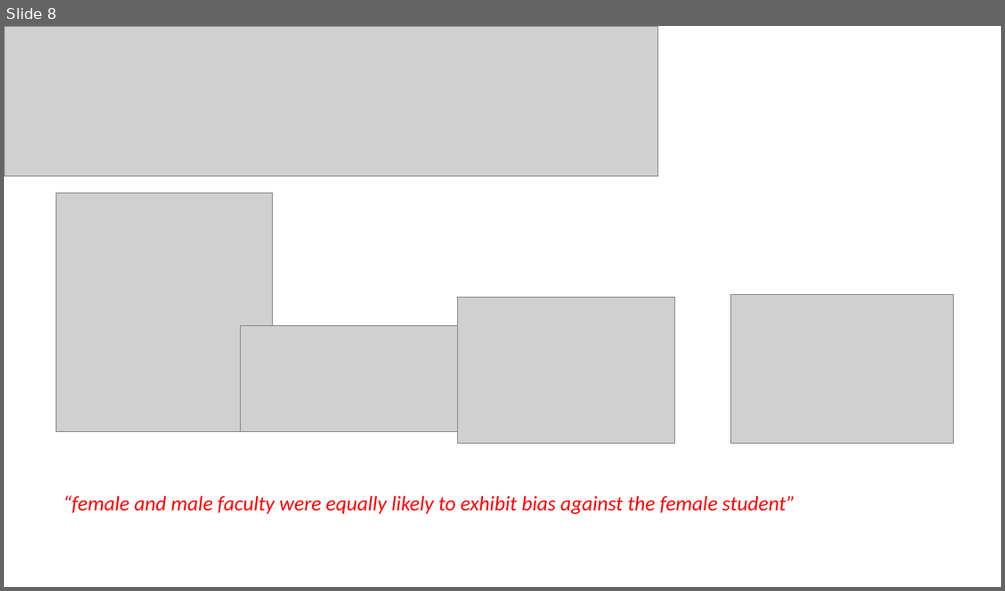
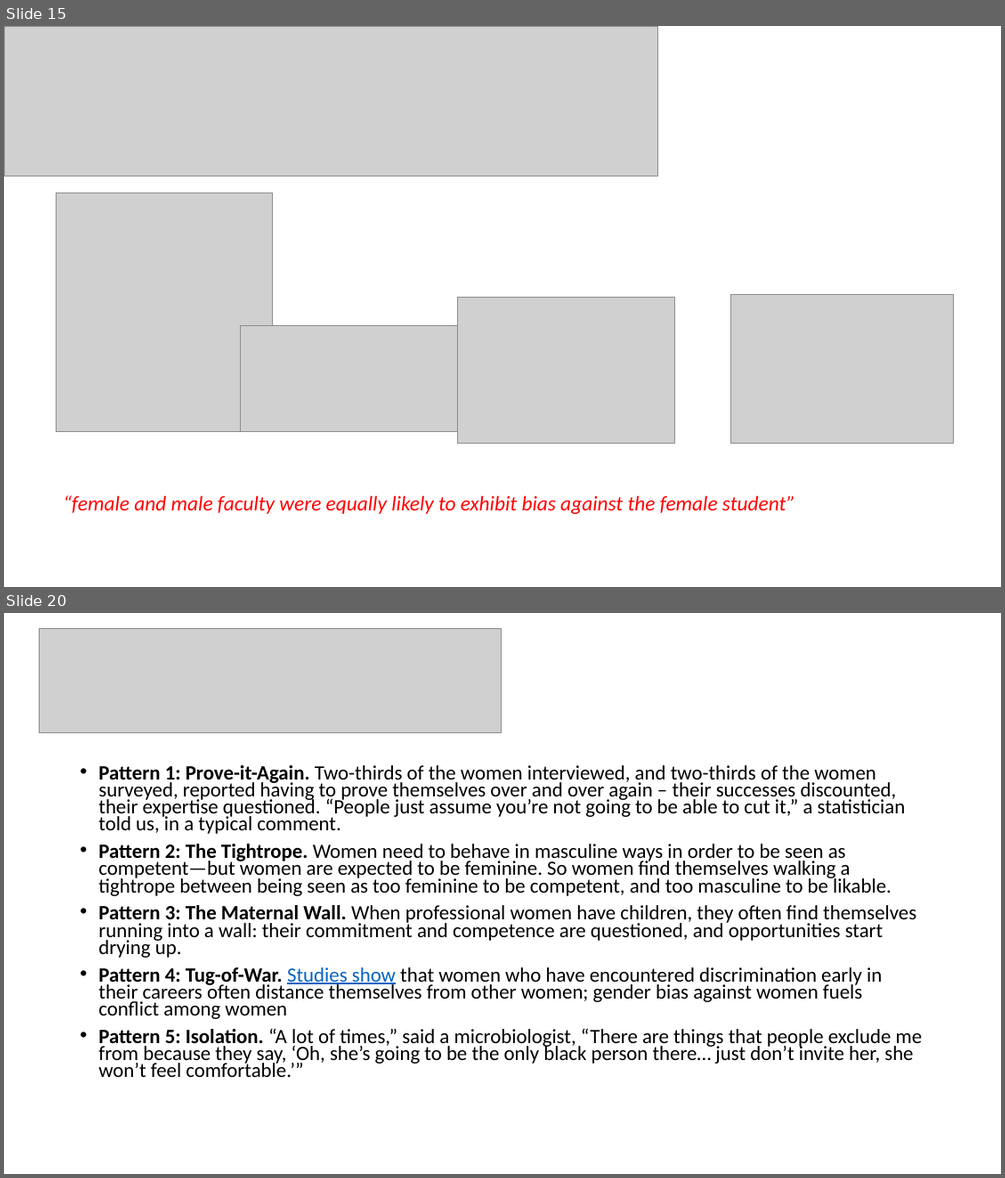
Before and after one commit to JoeyBernhardt/GRC-power-hour, a slide deck: presentations/GRC-power-hour.pptx. Shown one above the other, each under a label of ours: slide 8 before the commit, slides 15 and 20 after it; the slides between them are not shown. The pictures are 1005x591 and 1005x1178 pixels, drawn with LibreOffice and Linux fonts; fonts in the diff are those of the drawing; grey boxes stand for pictures. Boxes give left, top, right and bottom in pixels: in the first picture for what was removed or moved away, otherwise in the second. Text is boxed around its words. In the diff, an @@ line names an element or a change of style, - is before the commit and + after.

```diff
--- a/presentations/GRC-power-hour.pptx
+++ b/presentations/GRC-power-hour.pptx
@@ slide 20 added at [4,613,1001,1174], background #FFFFFF @@
@@ picture added at [39,628,501,732] @@
@@ text added at [98,765,922,1077], 19.6 pt, text #000000 @@
+• Pattern 1: Prove-it-Again. Two-thirds of the women interviewed, and two-thirds of the women surveyed, reported having to prove themselves over and over again – their successes discounted, their expertise questioned. “People just assume you’re not going to be able to cut it,” a statistician told us, in a typical comment.
+• Pattern 2: The Tightrope. Women need to behave in masculine ways in order to be seen as competent—but women are expected to be feminine. So women find themselves walking a tightrope between being seen as too feminine to be competent, and too masculine to be likable.
+• Pattern 3: The Maternal Wall. When professional women have children, they often find themselves running into a wall: their commitment and competence are questioned, and opportunities start drying up.
+• Pattern 4: Tug-of-War. Studies show that women who have encountered discrimination early in their careers often distance themselves from other women; gender bias against women fuels conflict among women
+• Pattern 5: Isolation. “A lot of times,” said a microbiologist, “There are things that people exclude me from because they say, ‘Oh, she’s going to be the only black person there… just don’t invite her, she won’t feel comfortable.’”
@@ what was slide 8 is now slide 15 @@
```
Also in this commit, not shown: 4 slides changed, 18 other slides added, 3 other files.
